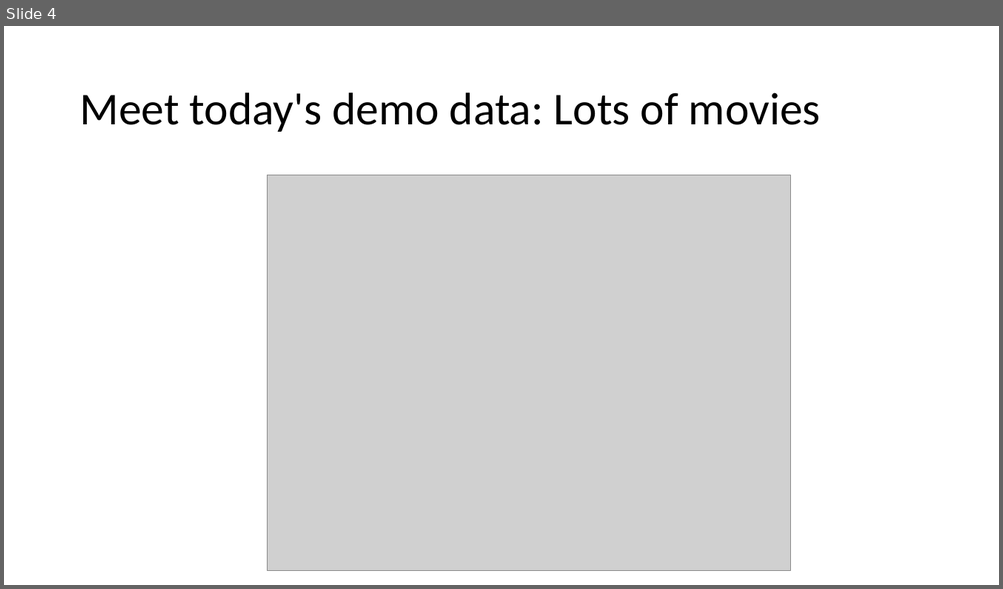
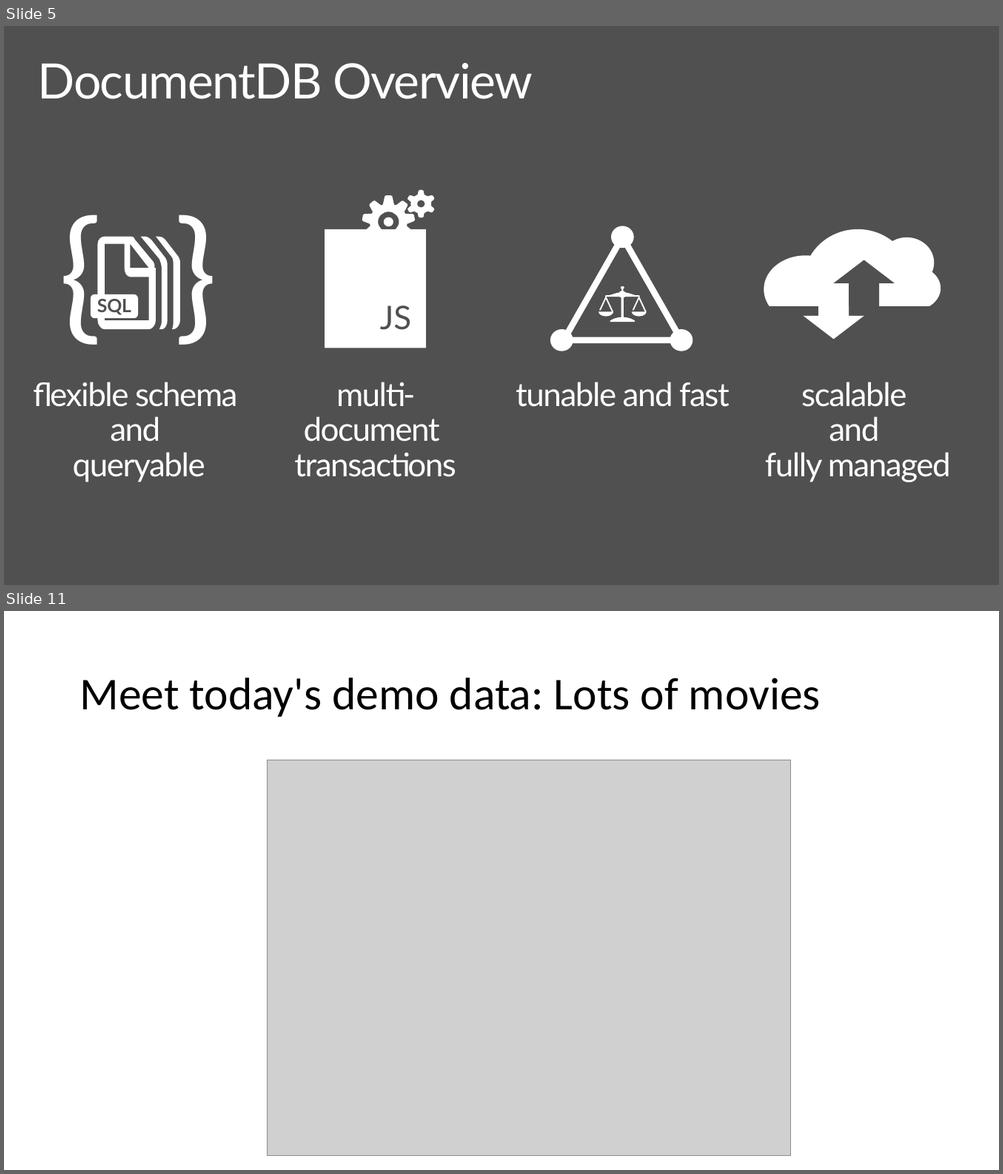
Before and after one commit to dmakogon/nosqlnow2015, a slide deck: indexing-nirvana.pptx. Shown one above the other, each under a label of ours: slide 4 before the commit, slides 5 and 11 after it; the slides between them are not shown. The pictures are 1003x589 and 1003x1174 pixels, drawn with LibreOffice and Linux fonts; fonts in the diff are those of the drawing; grey boxes stand for pictures; background and template pictures are left out. Boxes give left, top, right and bottom in pixels: in the first picture for what was removed or moved away, otherwise in the second. Text is boxed around its words. In the diff, an @@ line names an element or a change of style, - is before the commit and + after.

```diff
--- a/indexing-nirvana.pptx
+++ b/indexing-nirvana.pptx
@@ slide 5 added at bbox=[4, 26, 999, 585], background #505050 @@
@@ title added at bbox=[38, 63, 533, 99], 47 pt, text #FFFFFF @@
+DocumentDB Overview
@@ group added at bbox=[33, 190, 238, 483]: 3 texts, 1 freeform shape, 1 rounded rectangle @@
+flexible schema
+and
+queryable
+{ }
+SQL
@@ group added at bbox=[294, 190, 456, 477]: 2 freeform shapes, 1 rectangle, 1 ellipse, 1 text @@
+JS
+multi-document
+transactions
@@ group added at bbox=[515, 226, 729, 407]: 3 ellipses, 1 triangle, 1 freeform shape, 1 text @@
+tunable and fast
@@ group added at bbox=[708, 230, 952, 483]: 4 ellipses, 2 down arrows, 1 rectangle, 1 text @@
+scalable
+and
+fully managed
@@ what was slide 4 is now slide 11 @@
```
Also in this commit, not shown: 3 slides changed, 9 other slides added.
